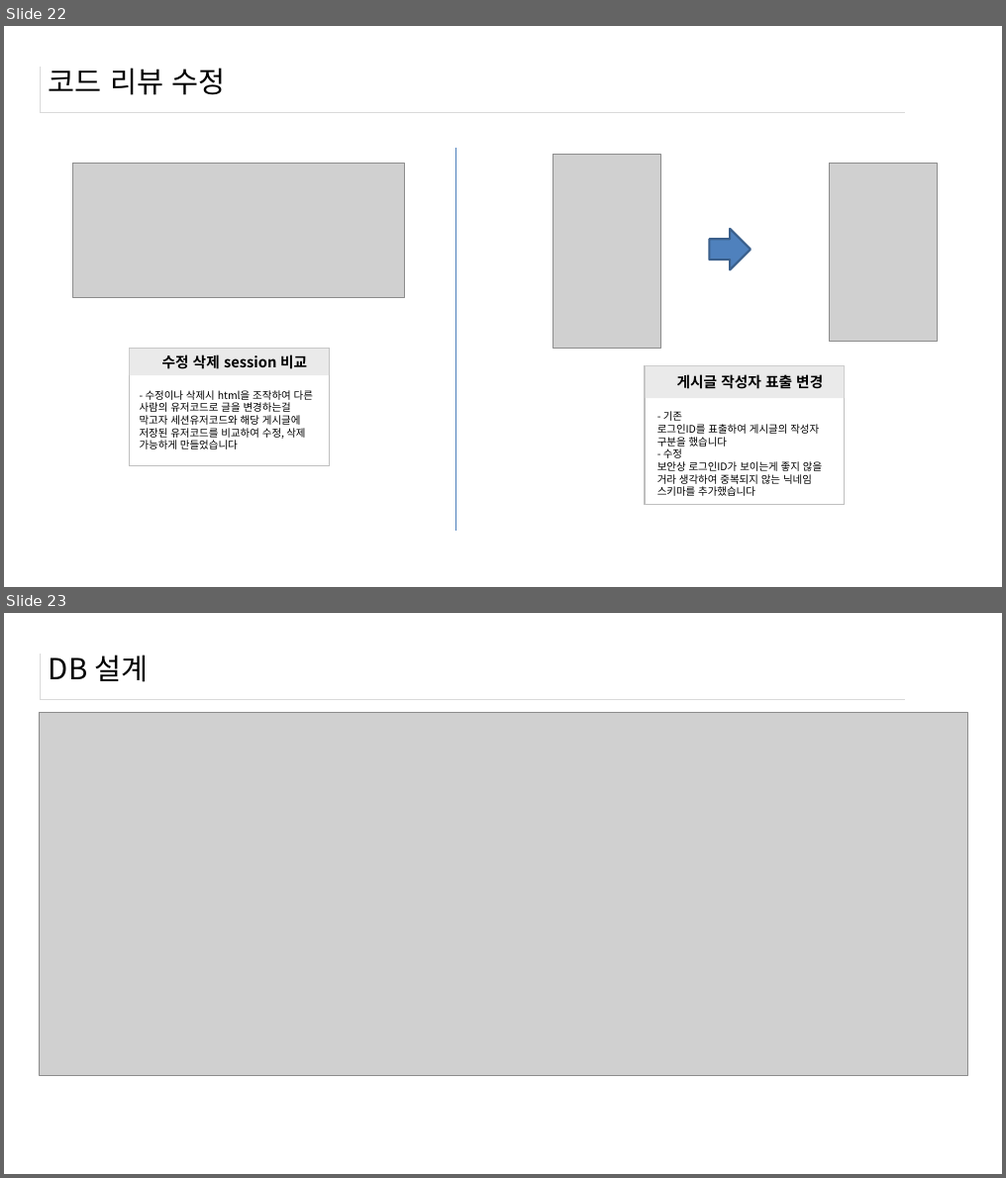
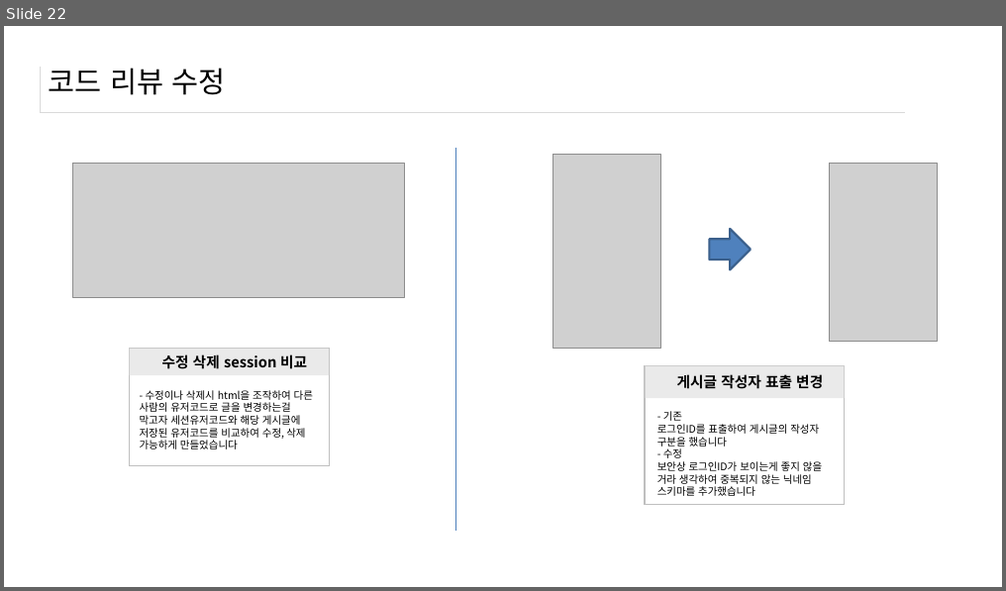
Before and after one commit to sujin9335/ERD, a slide deck: 김수진5.pptx. Shown one above the other, each under a label of ours: slides 22 and 23 before the commit, slide 22 after it. The pictures are 1006x1178 and 1006x591 pixels, drawn with LibreOffice and Linux fonts; fonts in the diff are those of the drawing; grey boxes stand for pictures. Boxes give left, top, right and bottom in pixels: in the first picture for what was removed or moved away, otherwise in the second. Text is boxed around its words. In the diff, an @@ line names an element or a change of style, - is before the commit and + after.

```diff
--- a/김수진5.pptx
+++ b/김수진5.pptx
@@ slide 23 removed at [4, 613, 1002, 1174], background #FFFFFF; not listed: 1 template element that a slide beside it also shows @@
@@ title removed at [49, 655, 148, 682] @@
-DB 설계
@@ picture removed at [39, 712, 967, 1075] @@
```
Also in this commit, not shown: 5 slides changed, 7 other files.
